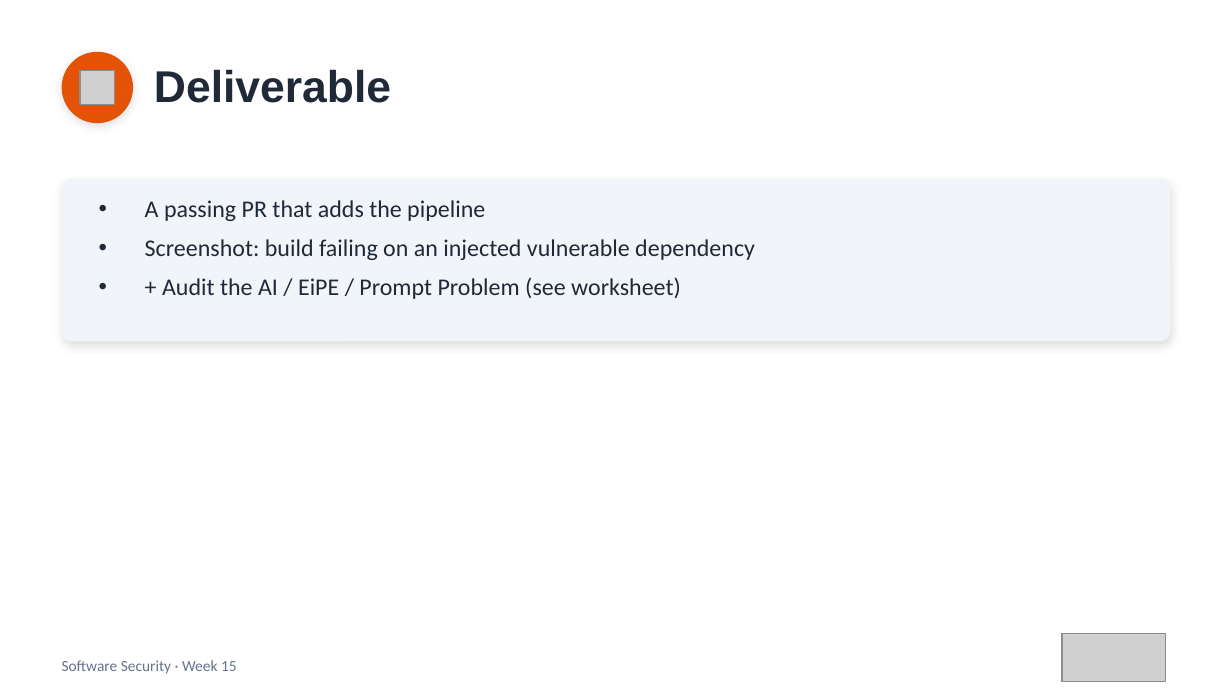
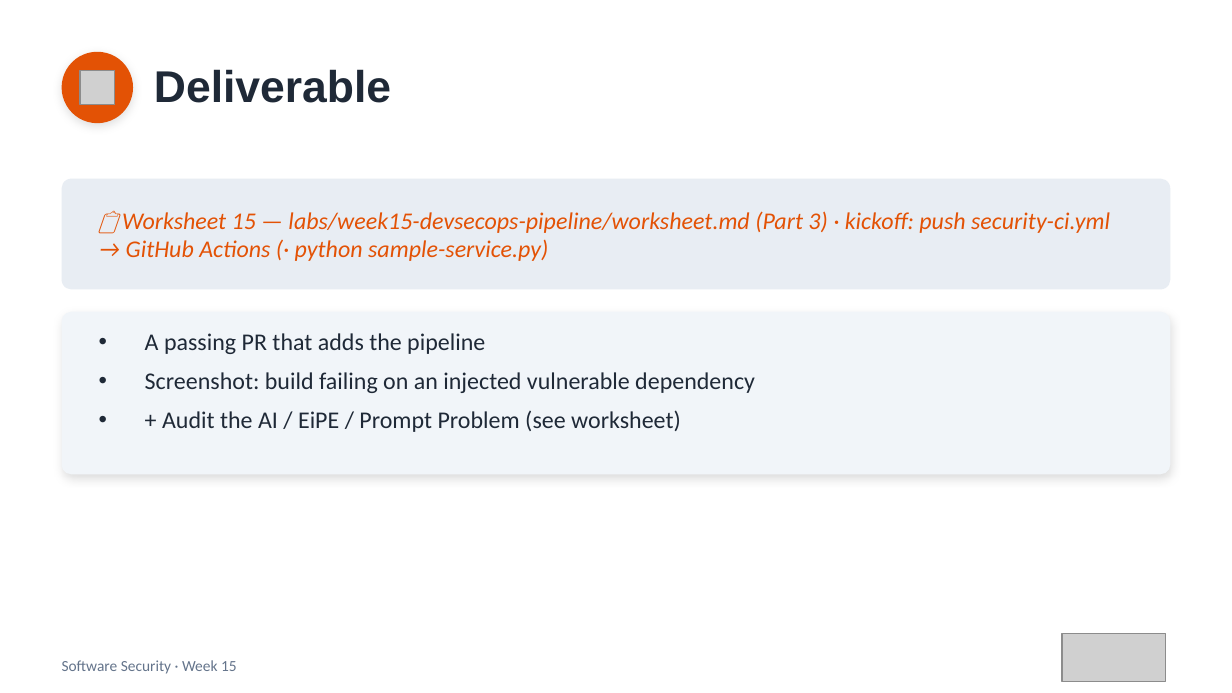
Before and after one commit to nutthakorn7/software-security, a slide deck: slide 13 of slides/pptx/week15.pptx. Drawn at 1232x693 pixels with LibreOffice and Linux fonts; fonts in the diff are those of the drawing; grey boxes stand for pictures. Boxes give left, top, right and bottom in pixels: in the first picture for what was removed or moved away, otherwise in the second. Text is boxed around its words. In the diff, an @@ line names an element or a change of style, - is before the commit and + after.

```diff
--- a/slides/pptx/week15.pptx
+++ b/slides/pptx/week15.pptx
@@ rounded rectangle: place and size @@
-rounded rectangle at <box>62,179,1170,341</box>
+rounded rectangle at <box>62,179,1170,290</box>
@@ rounded rectangle at <box>62,179,1170,290</box>: fill #F1F5F9 to #E8EDF3; shadow off; proportions changed @@
@@ text added at <box>122,211,1110,261</box>, 14 pt, text #E35205, italic @@
+📋 Worksheet 15 — labs/week15-devsecops-pipeline/worksheet.md (Part 3) · kickoff: push security-ci.yml → GitHub Actions (· python sample-service.py)
@@ rounded rectangle added at <box>62,312,1170,474</box>, fill #F1F5F9 @@
@@ text "A passing PR that adds ...": place and size @@
-text "A passing PR that adds ..." at <box>145,200,755,299</box>
+text "A passing PR that adds ..." at <box>145,333,755,432</box>
```
Also in this commit, not shown: 23 other files.
